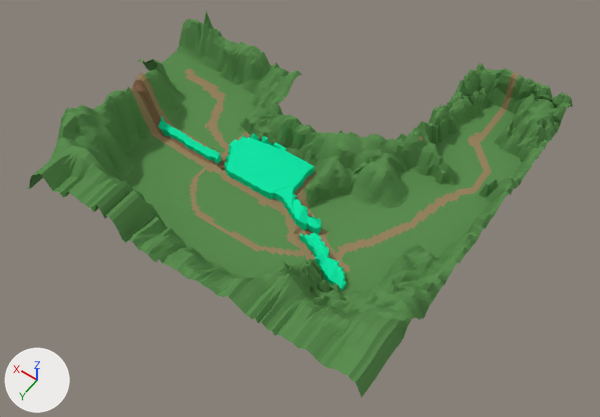
The Blender file Assets/Models/level2_New_Models/lvl2_final_5_21_18.blend as it was, and as the next commit left it.
Camera for both pictures: a 50 mm camera at (-481.0, 536.0, 687.0) aimed at (-174.0, 105.0, 10.0). The lights are fixed; the arrows at lower left show +X, +Y and +Z.

Objects in the first picture: 'level_4.000', 'level_4.01'.
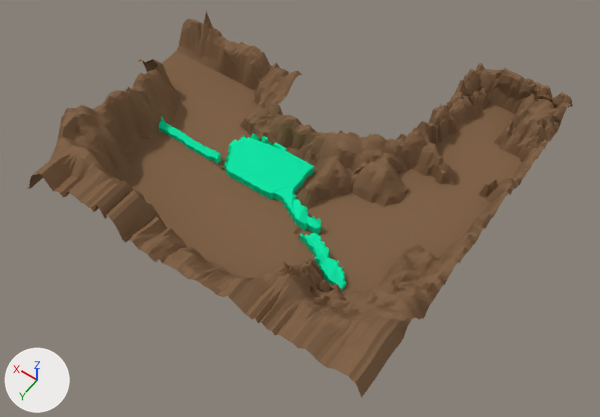
Edits to the bpy script that builds the scene:
```text
Change me_plane_001:
    used by ob_level_4_01; location = (-0.4, 31.1, 13.2); rotation_euler = (1.571, 0.0, 0.0), in degrees (90, 0, 0)
    remove me_plane_001.from_pydata(...)  # 9117 vertices, 8871 faces, 2 loose edges; spans x -350.0..73.0, y -13.0..94.0, z -236.0..175.0
    add me_plane_001.from_pydata(...)  # 9117 vertices, 8875 faces, 2 loose edges; spans x -350.0..73.0, y -13.0..94.0, z -236.0..175.0
    me_plane_001 part 1: 267 vertices moved from x -132.0..73.0, y -13.0..39.0, z -184.0..21.0 to x -132.0..73.0, y 16.0..32.0, z -184.0..21.0
    me_plane_001 part 2: 44 vertices moved from x -261.0..-212.0, y 16.0..23.0, z -43.0..23.0 to x -260.0..-212.0, y 16.0..23.0, z -43.0..23.0
    me_plane_001 part 3: 7462 faces spanning x -350.0..73.0, y -5.0..94.0, z -236.0..175.0 switch from mat_grass (green #5d8f52) to mat_mud (brown #83654b)
    me_plane_001 part 4: 771 faces spanning x -316.0..41.0, y 0.0..79.0, z -154.0..169.0 switch from mat_trail (brown #998460) to mat_mud (brown #83654b)
```

Location of each change, (x1, y1, x2, y2) in pixels of the pictures (600 x 417 px; the box of a moved part takes in the faces that stretch with it):
part 1 of me_plane_001, moved or reshaped
    both: (113, 50, 263, 212)
part 2 of me_plane_001, moved or reshaped
    both: (346, 155, 419, 210)
part 3 of me_plane_001, recoloured (green to brown)
    both: (28, 11, 573, 398)
part 4 of me_plane_001, recoloured
    both: (129, 69, 519, 273)
